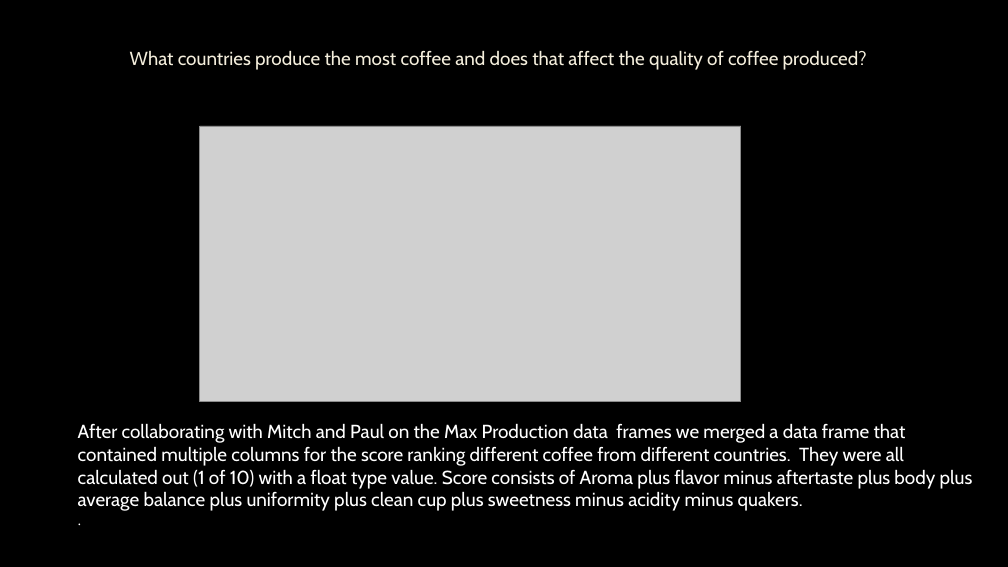
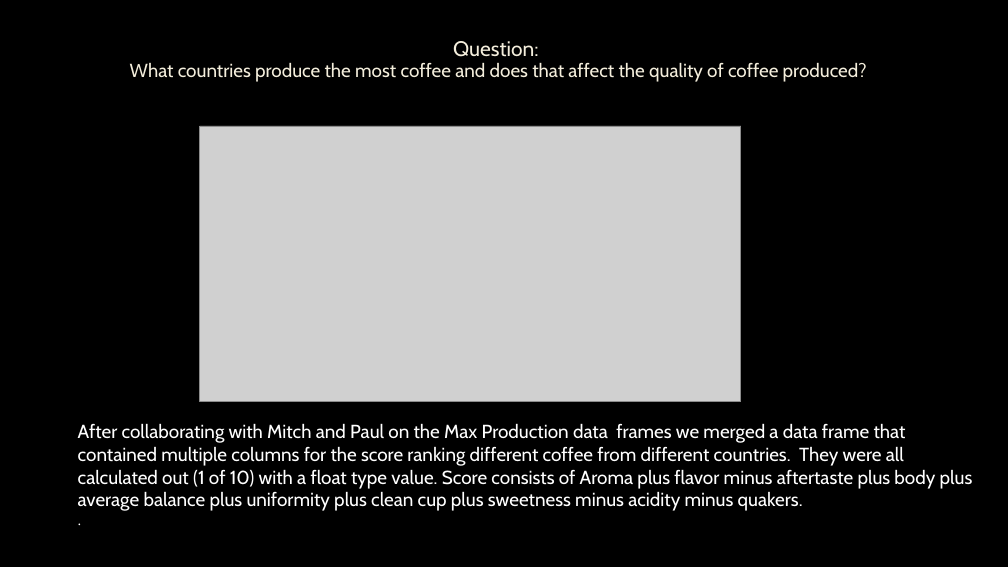
Before and after one commit to colinroberts-data-analytics-portfolio/project1, a slide deck: slide 14 of A Study of Coffee Production.pptx (slide 12 before the commit). Drawn at 1008x567 pixels with LibreOffice and Linux fonts; fonts in the diff are those of the drawing; grey boxes stand for pictures; background and template pictures are left out. Boxes give left, top, right and bottom in pixels: in the first picture for what was removed or moved away, otherwise in the second. Text is boxed around its words. In the diff, an @@ line names an element or a change of style, - is before the commit and + after.

```diff
--- a/A Study of Coffee Production.pptx
+++ b/A Study of Coffee Production.pptx
@@ title at [130, 41, 867, 82]: text changed @@
-What countries produce the most coffee and does that affect the quality of coffee produced?
+Question:
+What countries produce the most coffee and does that affect the quality of coffee produced?
```
Also in this commit, not shown: 7 other slides changed, 6 slides added, 1 slide removed.
